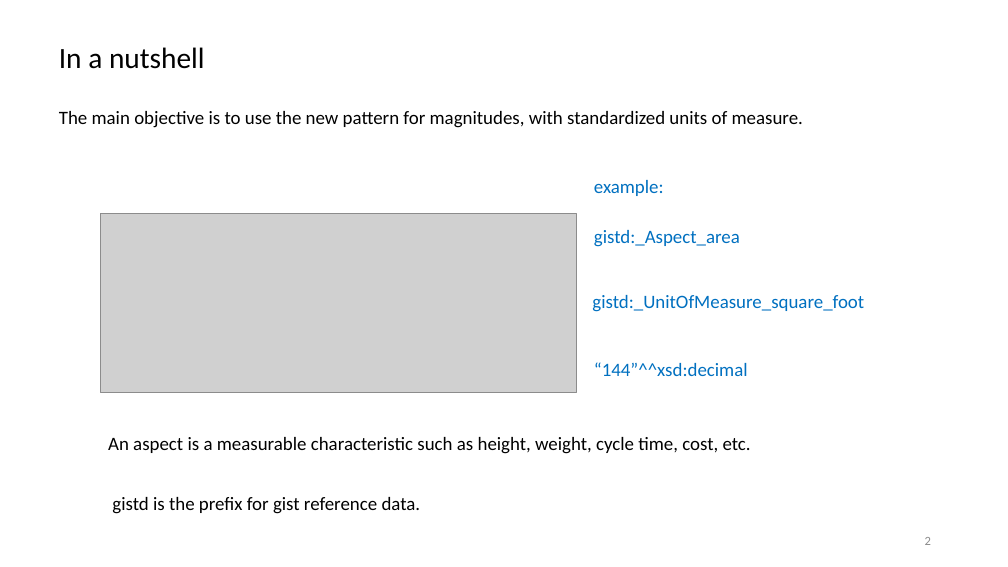
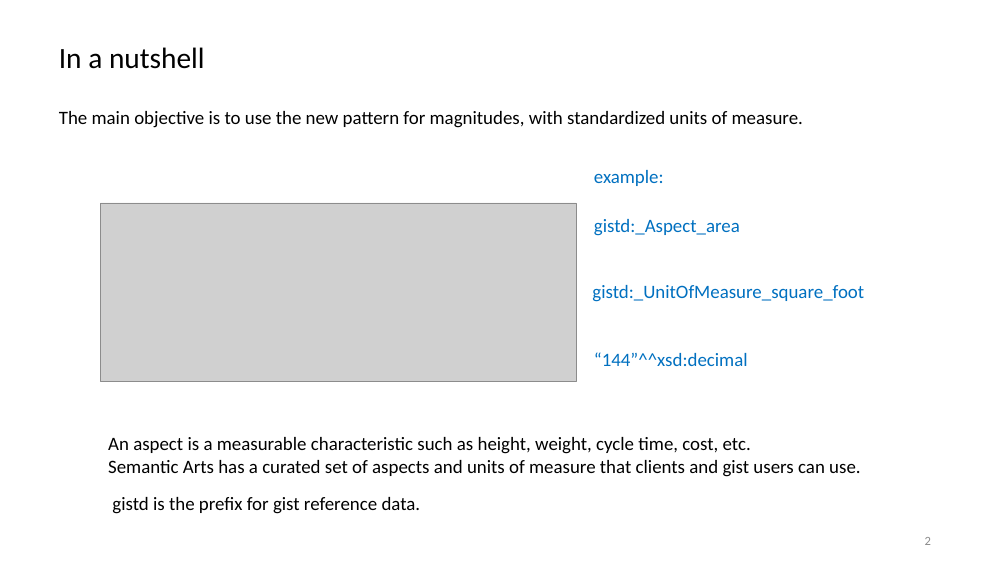
Before and after one commit to semanticarts/gist, a slide deck: slide 2 of migration/v13.0/uomDataConversion.pptx. Drawn at 1008x567 pixels with LibreOffice and Linux fonts; fonts in the diff are those of the drawing; grey boxes stand for pictures. Boxes give left, top, right and bottom in pixels: in the first picture for what was removed or moved away, otherwise in the second. Text is boxed around its words. In the diff, an @@ line names an element or a change of style, - is before the commit and + after.

```diff
--- a/migration/v13.0/uomDataConversion.pptx
+++ b/migration/v13.0/uomDataConversion.pptx
@@ 4 texts, 1 picture: place and size @@
-4 texts, 1 picture at [101, 180, 864, 392]
+4 texts, 1 picture at [101, 170, 864, 382]
@@ text at [108, 460, 860, 477]: paragraph added @@
+Semantic Arts has a curated set of aspects and units of measure that clients and gist users can use.
```
Also in this commit, not shown: 11 other slides changed.
